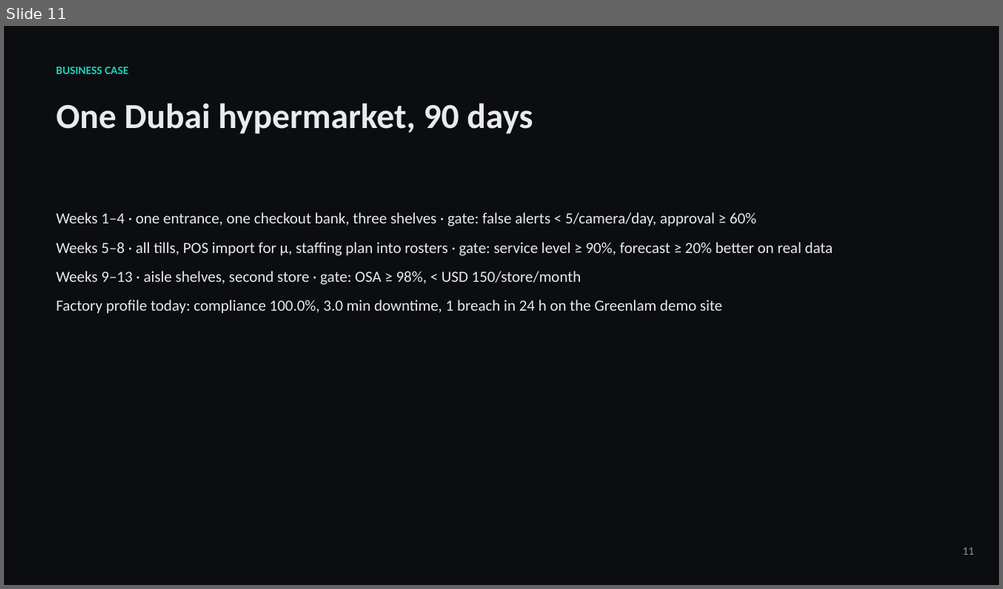
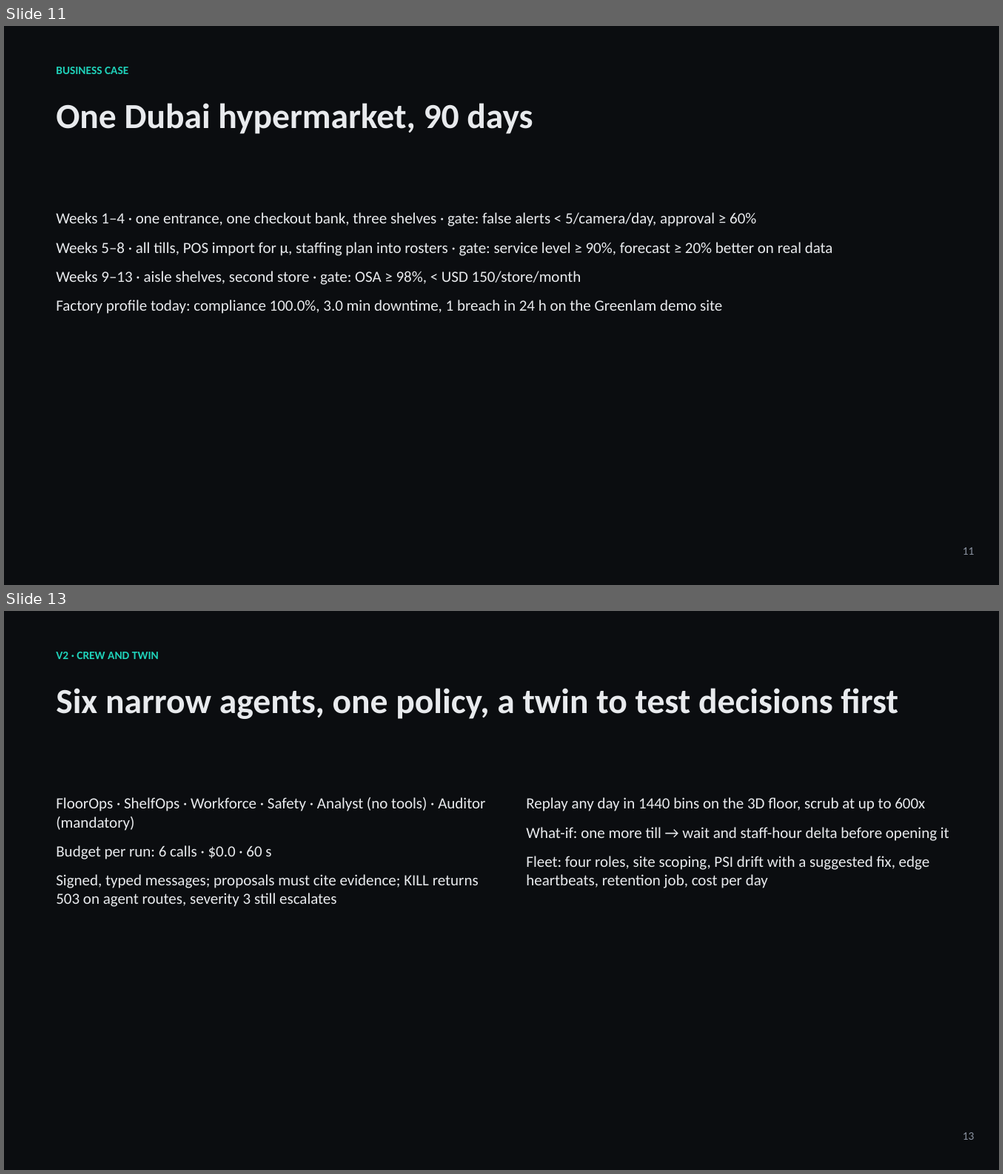
Before and after one commit to krish2105/RAQIB-AI-in-Operations, a slide deck: docs/AI218_RAQIB_deck.pptx. Shown one above the other, each under a label of ours: slide 11 before the commit, slides 11 and 13 after it; the slides between them are not shown. The pictures are 1003x589 and 1003x1174 pixels, drawn with LibreOffice and Linux fonts; fonts in the diff are those of the drawing. Boxes give left, top, right and bottom in pixels: in the first picture for what was removed or moved away, otherwise in the second. Text is boxed around its words. In the diff, an @@ line names an element or a change of style, - is before the commit and + after.

```diff
--- a/docs/AI218_RAQIB_deck.pptx
+++ b/docs/AI218_RAQIB_deck.pptx
@@ slide 13 added at [4, 611, 999, 1170], background #0B0D10 @@
@@ text added at [56, 652, 159, 659], 11 pt, text #1FD1B9, bold @@
+V2 · CREW AND TWIN
@@ text added at [56, 688, 898, 719], 34 pt, text #E8EAED, bold @@
+Six narrow agents, one policy, a twin to test decisions first
@@ text added at [56, 797, 485, 907], 15 pt, text #E8EAED @@
+FloorOps · ShelfOps · Workforce · Safety · Analyst (no tools) · Auditor (mandatory)
+Budget per run: 6 calls · $0.0 · 60 s
+Signed, typed messages; proposals must cite evidence; KILL returns 503 on agent routes, severity 3 still escalates
@@ text added at [526, 797, 949, 889], 15 pt, text #E8EAED @@
+Replay any day in 1440 bins on the 3D floor, scrub at up to 600x
+What-if: one more till → wait and staff-hour delta before opening it
+Fleet: four roles, site scoping, PSI drift with a suggested fix, edge heartbeats, retention job, cost per day
@@ text added at [962, 1133, 974, 1140], 11 pt, text #8B93A1 @@
+13
```
Also in this commit, not shown: 1 slide changed, 2 other slides added, 11 other files.
